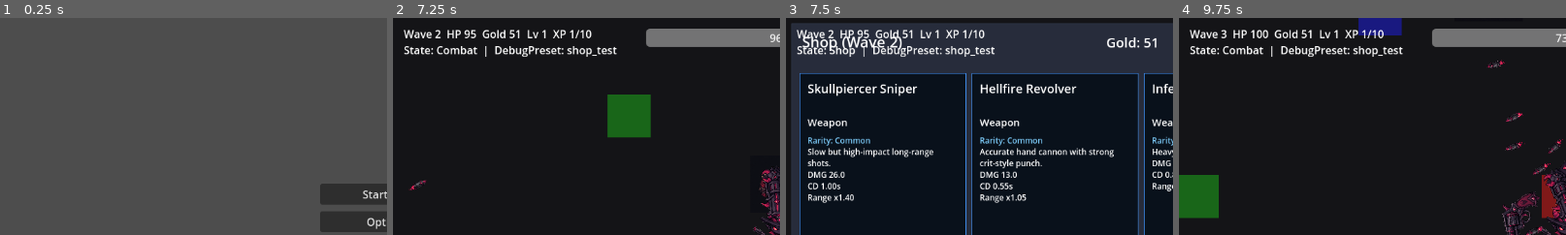
Above: before the commit, frames 1-4 (left to right).
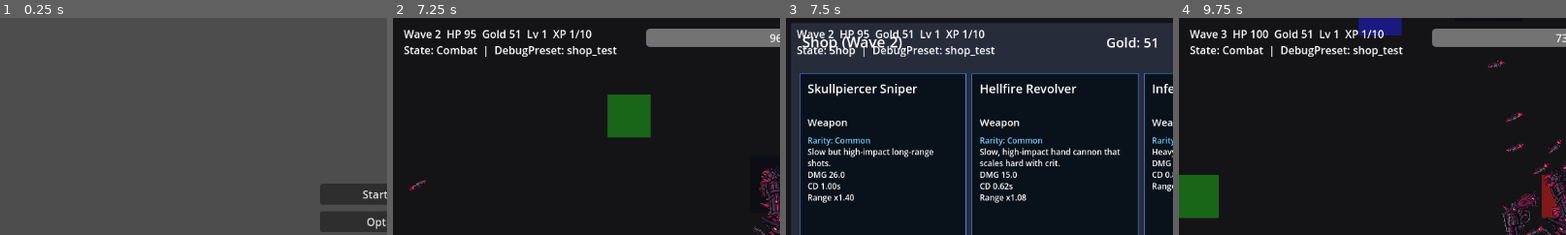
Above: after the commit, the same moments.

Repository: KevinRabbe/bullet-hell-roughe-lite
Game: Godot game, scene res://scenes/ui/MainMenu.tscn
The game is run twice, just before and just after one commit, with the same random seed, the same clock (stepped at 60 frames per second) and the same inputs.
Inputs (mouse positions are % of the whole screen's width and height, from its top left):
- Up to frame 1 (0.25 s): no input
- Up to frame 2 (7.25 s): click "Start Run" at 0.5 s; click "Start Run" at 1.25 s; tap Enter at 2, 4.35 s; move the mouse to (72, 45) at 2.02 s; hold D (move_right) 2.03-2.78 s; hold C (cycle_character) 2.03-2.78 s; click (72, 45) at 2.17 s; tap Space at 2.27, 3.02, 4.52, 5.27, 6.02 s; move the mouse to (30, 55) at 2.77 s; hold S (move_down) 2.78-3.53 s; tap E (interact) at 2.85 s; move the mouse to (60, 28) at 3.52 s; hold D (move_right) 3.53-4.28 s; tap B at 3.6 s; move the mouse to (45, 70) at 4.27 s; hold W (move_up) 4.28-5.03 s; click (45, 70) at 4.42 s; move the mouse to (80, 65) at 5.02 s; hold A (move_left) 5.03-6.53 s; tap R at 5.1 s; move the mouse to (20, 35) at 5.77 s; tap P at 5.85 s; move the mouse to (55, 50) at 6.52 s; hold S (move_down) from 6.53 s (still down); tap Q at 6.6 s; click (55, 50) at 6.67 s
- Up to frame 3 (7.5 s): move the mouse to (35, 25) at 7.27 s; release S (move_down) at 7.28 s; hold D (move_right) from 7.28 s (still down); tap 1 at 7.35 s
- Up to frame 4 (9.75 s): tap Space at 7.52, 8.27, 9.02 s; move the mouse to (72, 45) at 8.02 s; release D (move_right) at 8.03 s; hold W (move_up) 8.03-8.78 s; tap 2 at 8.1 s; move the mouse to (30, 55) at 8.77 s; hold D (move_right) 8.78-9.53 s; tap 3 at 8.85 s; click (30, 55) at 8.92 s; move the mouse to (60, 28) at 9.52 s; hold S (move_down) from 9.53 s (still down); tap 4 at 9.6 s
The pictures show only the part of the screen within x 0-50%, y 0-50%; the shares and areas given below are measured in that part.

Frames 1-2 are identical in both runs. In frame 3, 1.3% of the frame differs, in the area x 50-87%, y 59-85%; in frame 4, less than 0.1%.

Commit message:
Stage 12.2: tune Revolver identity for crit burst

Diff:
--- a/data/weapons/gunslinger_revolver.tres
+++ b/data/weapons/gunslinger_revolver.tres
@@ -8,26 +8,26 @@
 icon = ExtResource("2")
 id = "gunslinger_revolver"
 display_name = "Hellfire Revolver"
-description = "Accurate hand cannon with strong crit-style punch."
+description = "Slow, high-impact hand cannon that scales hard with crit."
 family_id = "gunslinger"
-cooldown_seconds = 0.55
-damage = 13.0
-projectile_speed = 760.0
-attack_range = 1.05
+cooldown_seconds = 0.62
+damage = 15.0
+projectile_speed = 740.0
+attack_range = 1.08
 projectile_lifetime_seconds = 1.9
 projectile_scene_path = "res://scenes/weapons/Projectile.tscn"
 family = "gunslinger"
 price = 6
 tags = Array[String](["gun", "bullet", "precision", "hell"])
 stat_scaling = {
-"attack_speed": 0.6,
-"crit_chance": 1.3,
-"crit_damage": 1.5,
-"damage": 1.2,
+"attack_speed": 0.45,
+"crit_chance": 1.6,
+"crit_damage": 1.8,
+"damage": 1.35,
 "knockback": 0.5,
 "on_hit": 0.4,
 "pierce": 0.0,
 "projectile_count": 0.0,
-"range": 0.6,
+"range": 0.7,
 "ranged_damage": 1.2
 }
